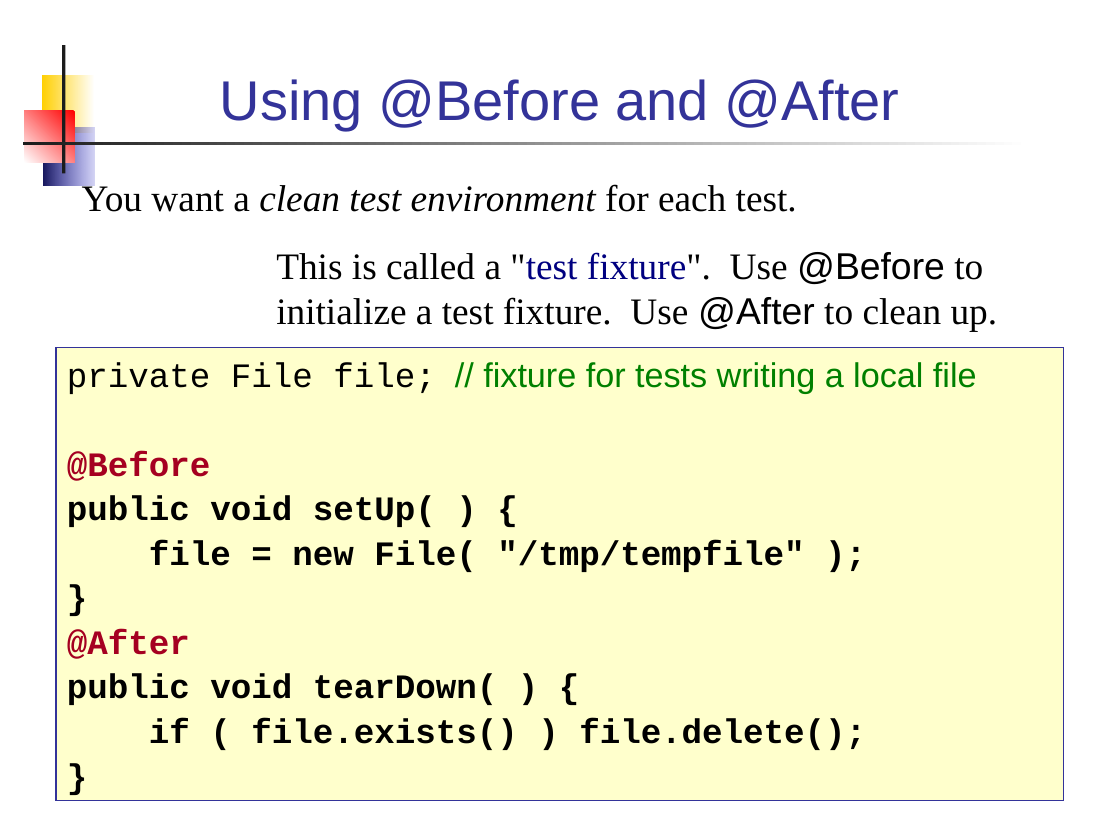
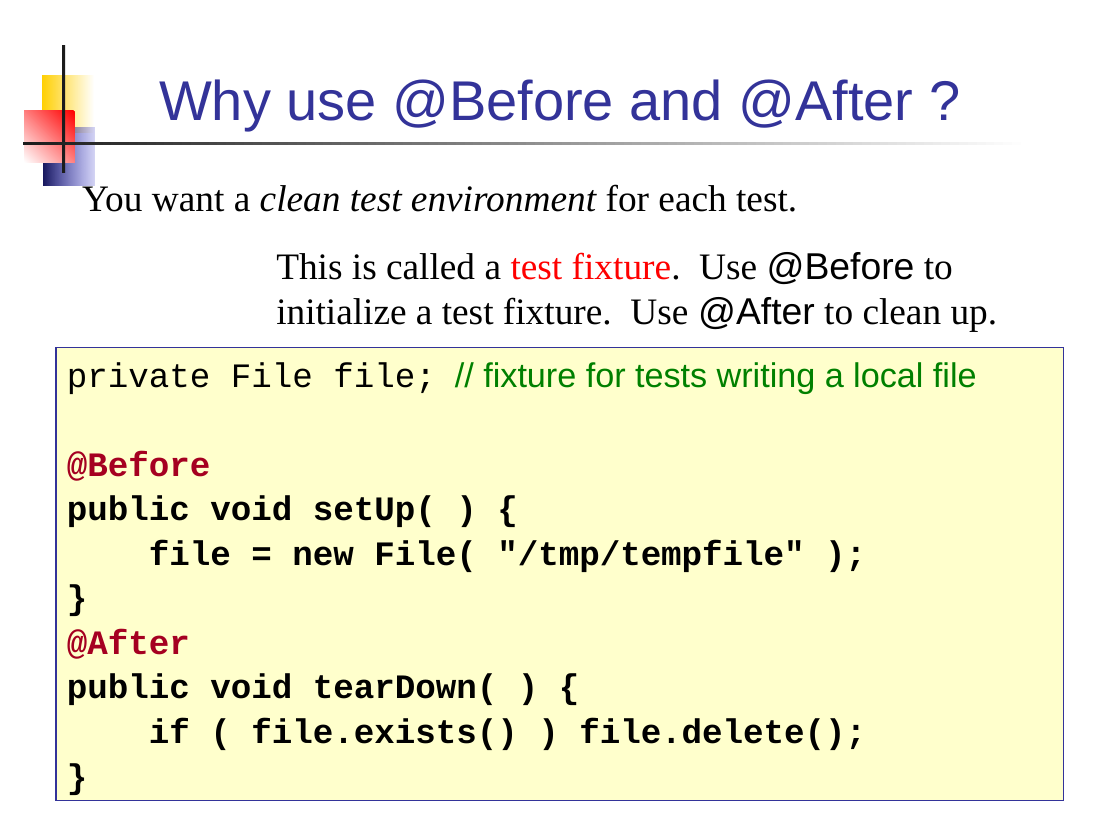
Before and after one commit to skeoop/skeoop.github.io, a slide deck: slide 26 of week10/UnitTesting.ppt (slide 27 before the commit). Drawn at 1120x840 pixels with LibreOffice and Linux fonts; fonts in the diff are those of the drawing. Boxes give left, top, right and bottom in pixels: in the first picture for what was removed or moved away, otherwise in the second. Text is boxed around its words. In the diff, an @@ line names an element or a change of style, - is before the commit and + after.

```diff
--- a/week10/UnitTesting.ppt
+++ b/week10/UnitTesting.ppt
@@ title at (x1=159, y1=79, x2=914, y2=130): text changed @@
-Using @Before and @After
+Why use @Before and @After ?
@@ text at (x1=82, y1=182, x2=797, y2=212): indent changed @@
@@ text at (x1=276, y1=252, x2=998, y2=331): text changed @@
-This is called a "test fixture". Use @Before to initialize a test fixture. Use @After to clean up.
+This is called a test fixture. Use @Before to initialize a test fixture. Use @After to clean up.
```
Also in this commit, not shown: 13 other slides changed, 4 slides added, 5 slides removed, 4 other files.
